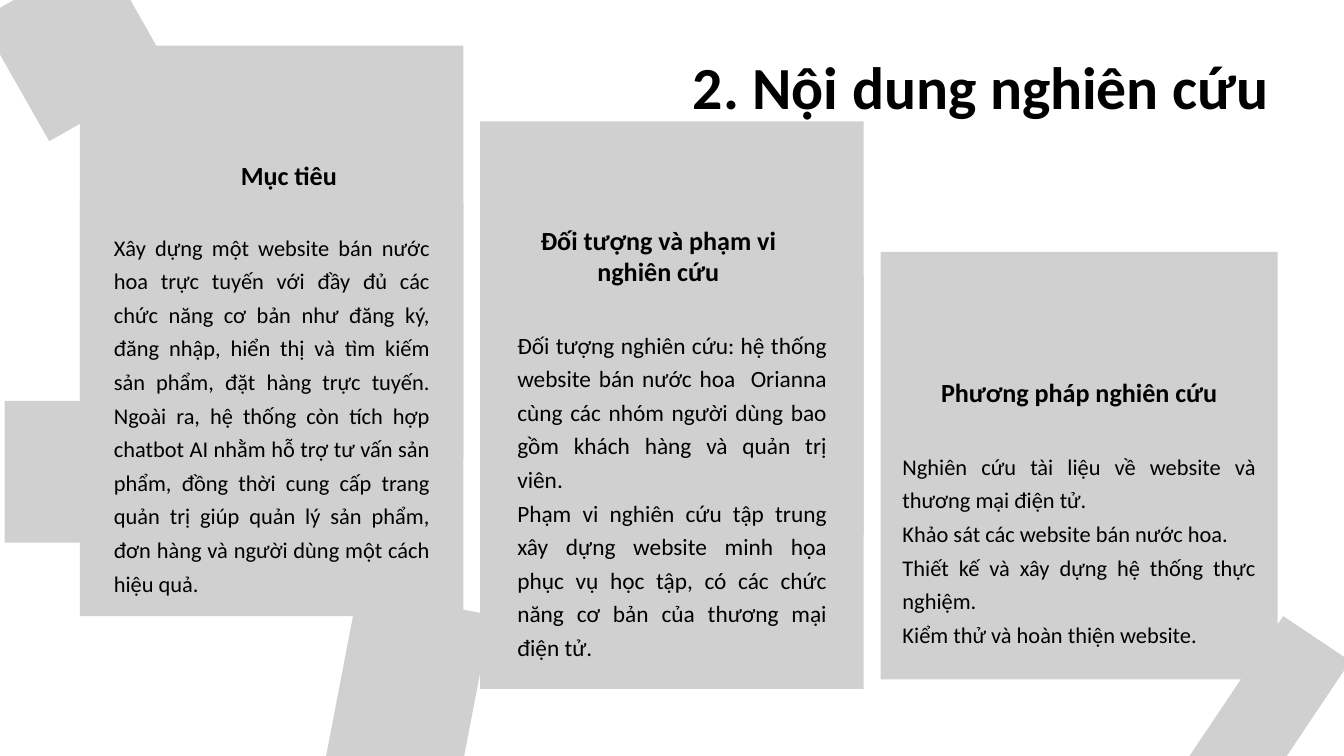
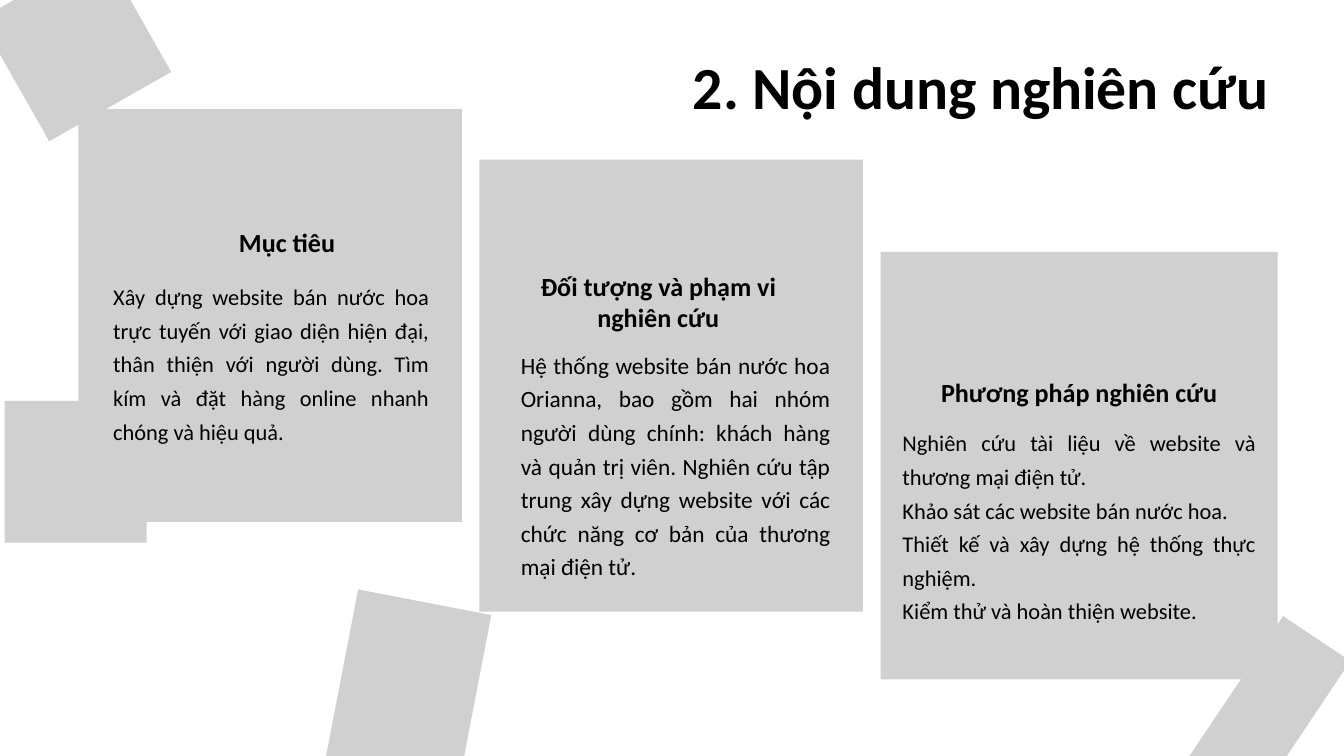
Before and after one commit to 1ThaoVy/CHUYENNGANH, a slide deck: slide 4 of word-slide-poster/slide.pptx. Drawn at 1344x756 pixels with LibreOffice and Linux fonts; fonts in the diff are those of the drawing; grey boxes stand for pictures; background and template pictures are left out. Boxes give left, top, right and bottom in pixels: in the first picture for what was removed or moved away, otherwise in the second. Text is boxed around its words. In the diff, an @@ line names an element or a change of style, - is before the commit and + after.

Commit message:
Cập nhật slide báo cáo và poster
- Xóa poster.png cũ không cần thiết
- Cập nhật slide.pptx với nội dung mới nhất
- Hoàn thiện tài liệu trình bày dự án
- Chuẩn bị slide demo cho báo cáo cuối kỳ

```diff
--- a/word-slide-poster/slide.pptx
+++ b/word-slide-poster/slide.pptx
@@ picture moved from (x1=80, y1=46, x2=464, y2=458) to (x1=79, y1=109, x2=462, y2=521) @@
@@ picture resized from (x1=480, y1=122, x2=864, y2=534) to (x1=479, y1=160, x2=863, y2=612) @@
@@ picture removed at (x1=80, y1=204, x2=464, y2=616) @@
@@ text "Mục tiêu" moved from (x1=241, y1=166, x2=336, y2=190) to (x1=239, y1=233, x2=335, y2=257) @@
@@ text at (x1=113, y1=289, x2=429, y2=444): text changed @@
-Xây dựng một website bán nước hoa trực tuyến với đầy đủ các chức năng cơ bản như đăng ký, đăng nhập, hiển thị và tìm kiếm sản phẩm, đặt hàng trực tuyến. Ngoài ra, hệ thống còn tích hợp chatbot AI nhằm hỗ trợ tư vấn sản phẩm, đồng thời cung cấp trang quản trị giúp quản lý sản phẩm, đơn hàng và người dùng một cách hiệu quả.
+Xây dựng website bán nước hoa trực tuyến với giao diện hiện đại, thân thiện với người dùng. Tìm kím và đặt hàng online nhanh chóng và hiệu quả.
@@ picture removed at (x1=480, y1=276, x2=864, y2=689) @@
@@ text "Đối tượng và phạm vi ..." moved from (x1=541, y1=230, x2=776, y2=286) to (x1=541, y1=276, x2=776, y2=332) @@
@@ text at (x1=521, y1=356, x2=830, y2=579): text changed @@
-Đối tượng nghiên cứu: hệ thống website bán nước hoa Orianna cùng các nhóm người dùng bao gồm khách hàng và quản trị viên.
-Phạm vi nghiên cứu tập trung xây dựng website minh họa phục vụ học tập, có các chức năng cơ bản của thương mại điện tử.
+Hệ thống website bán nước hoa Orianna, bao gồm hai nhóm người dùng chính: khách hàng và quản trị viên. Nghiên cứu tập trung xây dựng website với các chức năng cơ bản của thương mại điện tử.
@@ text "Nghiên cứu tài liệu về ..." moved from (x1=902, y1=458, x2=1256, y2=647) to (x1=902, y1=434, x2=1256, y2=623) @@
```
Also in this commit, not shown: 11 other slides changed, 3 slides removed, 1 other file.
